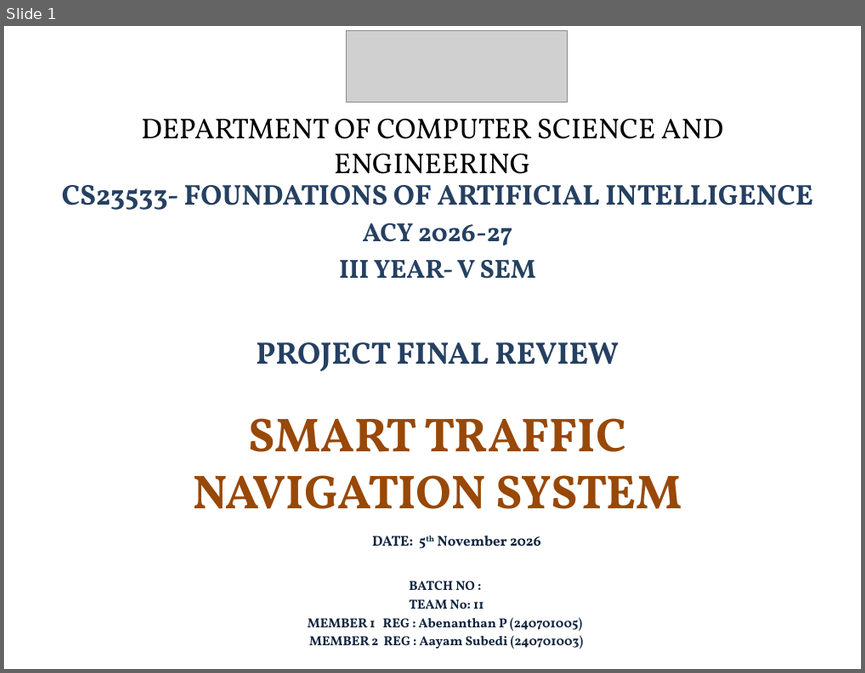
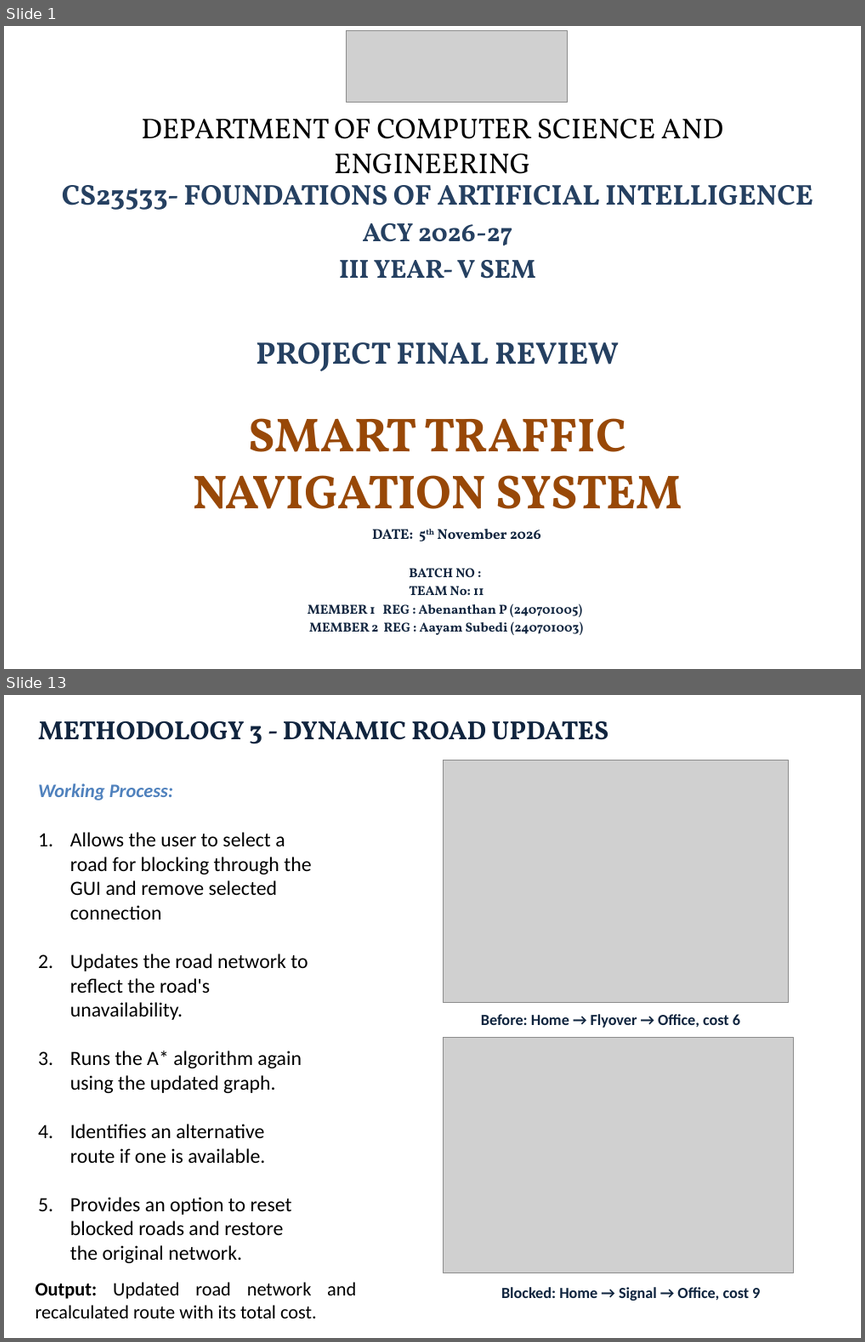
Before and after one commit to Abenanthan/FOAI-Navigation-System, a slide deck: FOAI Project PPT.pptx. Shown one above the other, each under a label of ours: slide 1 before the commit, slides 1 and 13 after it; the slides between them are not shown. The pictures are 865x673 and 865x1342 pixels, drawn with LibreOffice and Linux fonts; fonts in the diff are those of the drawing; grey boxes stand for pictures. Boxes give left, top, right and bottom in pixels: in the first picture for what was removed or moved away, otherwise in the second. Text is boxed around its words. In the diff, an @@ line names an element or a change of style, - is before the commit and + after.

```diff
--- a/FOAI Project PPT.pptx
+++ b/FOAI Project PPT.pptx
@@ slide 13 added at (x1=4, y1=695, x2=861, y2=1338), background #FFFFFF @@
@@ title added at (x1=38, y1=721, x2=608, y2=744), 22 pt, text #0F243E, bold @@
+METHODOLOGY 3 - DYNAMIC ROAD UPDATES
@@ picture added at (x1=443, y1=760, x2=788, y2=1003) @@
@@ text added at (x1=38, y1=783, x2=311, y2=1263), 17 pt, text #000000 @@
+Working Process:
+1. Allows the user to select a road for blocking through the GUI and remove selected connection
+2. Updates the road network to reflect the road's unavailability.
+3. Runs the A* algorithm again using the updated graph.
+4. Identifies an alternative route if one is available.
+5. Provides an option to reset blocked roads and restore the original network.
@@ text added at (x1=481, y1=1014, x2=740, y2=1027), 13 pt, text #0F243E, bold @@
+Before: Home → Flyover → Office, cost 6
@@ picture added at (x1=443, y1=1038, x2=794, y2=1272) @@
@@ text added at (x1=35, y1=1281, x2=356, y2=1318), 16 pt, text #000000 @@
+Output: Updated road network and recalculated route with its total cost.
@@ text added at (x1=501, y1=1287, x2=760, y2=1300), 13 pt, text #0F243E, bold @@
+Blocked: Home → Signal → Office, cost 9
@@ slide 1 changed as well @@
@@ text "DATE: 5th November 2026" moved from (x1=372, y1=535, x2=541, y2=545) to (x1=372, y1=528, x2=541, y2=539) @@
@@ text "BATCH NO :" moved from (x1=307, y1=580, x2=584, y2=648) to (x1=307, y1=567, x2=584, y2=635) @@
```
Also in this commit, not shown: 15 other slides changed, 2 other slides added, 3 slides removed.
